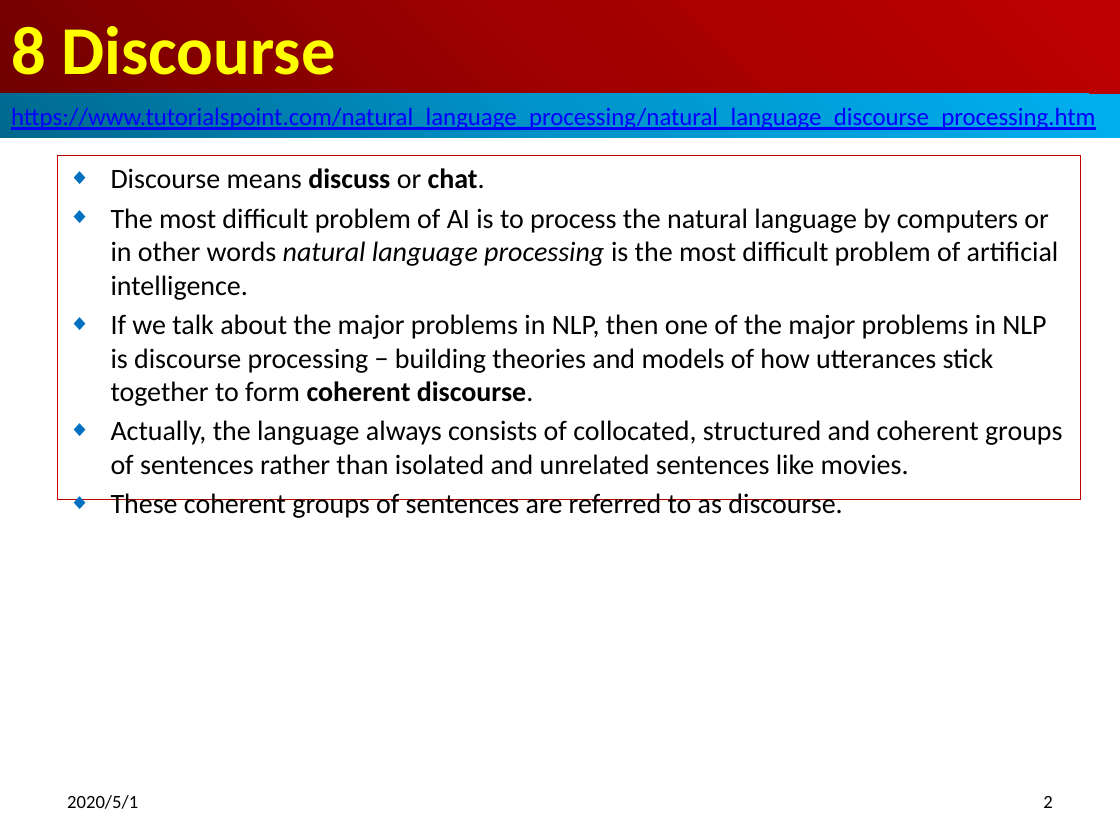
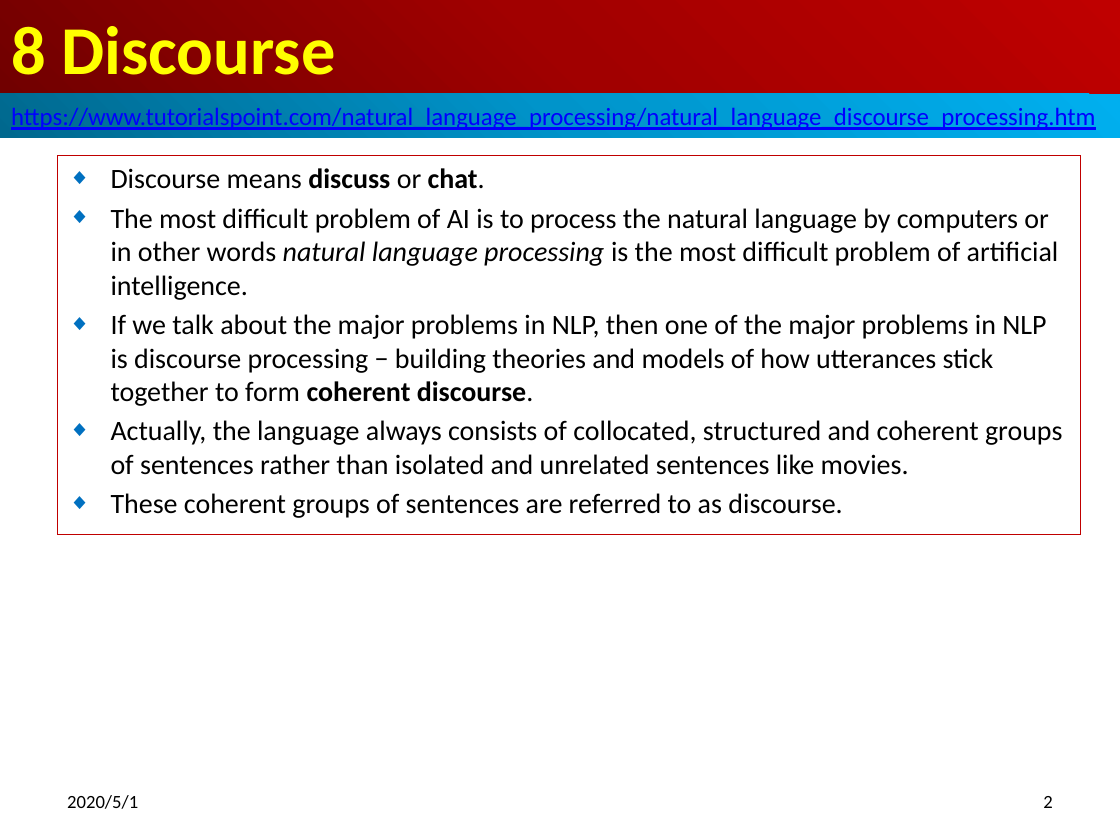
Before and after one commit to peterhchen/500_NLP, a slide deck: slide 2 of 08_Discourse.pptx. Drawn at 1120x840 pixels with LibreOffice and Linux fonts; fonts in the diff are those of the drawing. Boxes give left, top, right and bottom in pixels: in the first picture for what was removed or moved away, otherwise in the second. Text is boxed around its words. In the diff, an @@ line names an element or a change of style, - is before the commit and + after.

```diff
--- a/08_Discourse.pptx
+++ b/08_Discourse.pptx
@@ subtitle "Discourse means discuss or chat.": place and size @@
-subtitle "Discourse means discuss or chat." at [57,156,1080,500]
+subtitle "Discourse means discuss or chat." at [57,156,1080,535]
```
